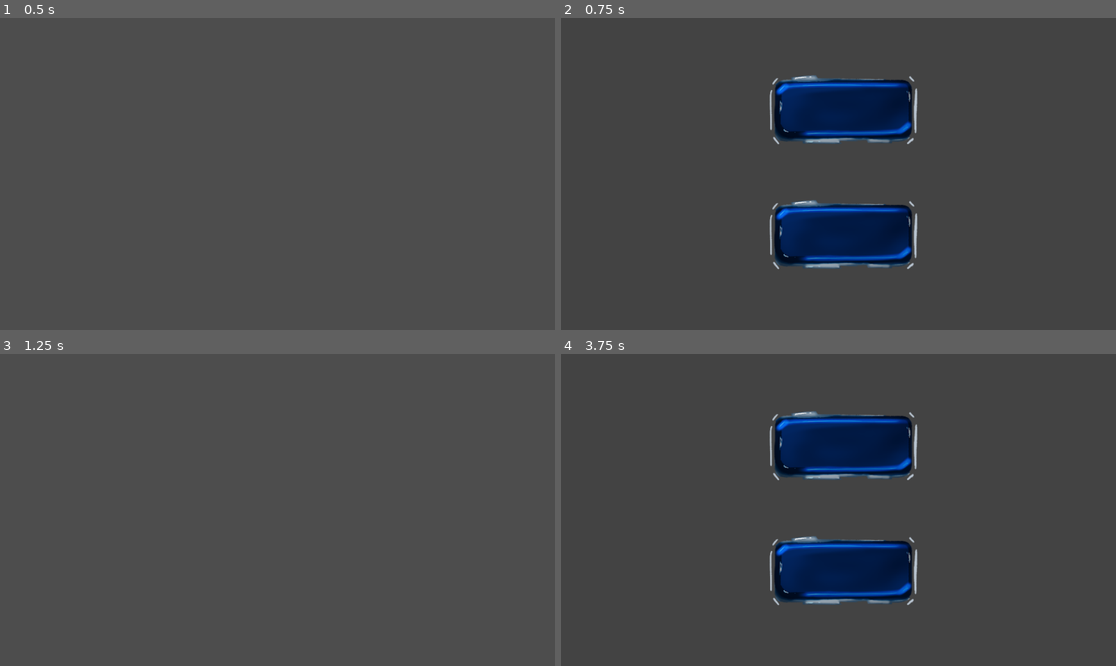
Above: before the commit, frames 1-4 (two rows, left to right).
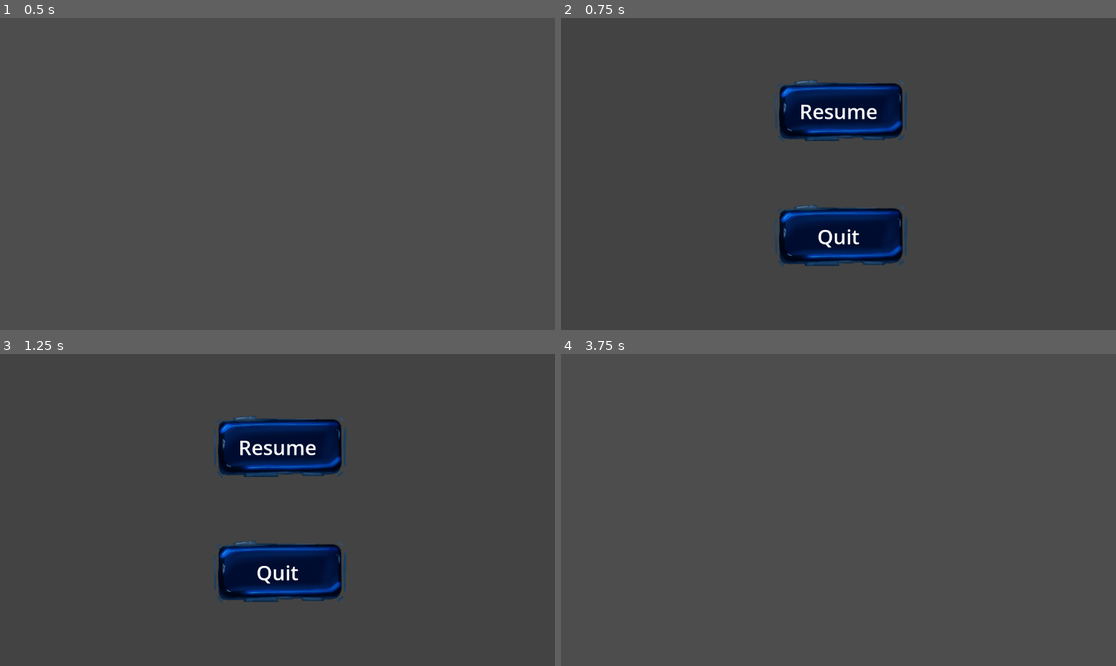
Above: after the commit, the same moments.

Repository: bunnybunnybun/AI-Takeover
Game: Godot game, scene res://scenes/pause_menu.tscn
The game is run twice, just before and just after one commit, with the same random seed, the same clock (stepped at 60 frames per second) and the same inputs. This scene is started directly instead of the project's main scene.
Inputs (mouse positions are in pixels of both pictures, inside the frame that each line leads up to):
- Up to frame 1 (0.5 s): no input
- Up to frame 2 (0.75 s): tap Enter (ui_accept) at 0.5 s; move the mouse to (960, 158) at 0.52 s; hold Tab (telegraph_button, bound only after the commit) from 0.53 s (still down); click (960, 158) at 0.67 s
- Up to frame 3 (1.25 s): keep holding Tab (telegraph_button, bound only after the commit); tap Enter (ui_accept) at 0.77, 0.8, 1.07 s
- Up to frame 4 (3.75 s): release Tab (telegraph_button, bound only after the commit) at 1.25 s; click (838, 447) at 1.25 s, where only the run after the commit has a clickable "Resume"; tap Enter (ui_accept) at 2, 2.1, 2.27, 2.57, 3.05 s; move the mouse to (727, 525) at 2.02 s; click (727, 525) at 2.17 s; tap Tab (telegraph_button, bound only after the commit) at 2.3 s; move the mouse to (894, 441) at 2.77 s; hold Tab (telegraph_button, bound only after the commit) 2.78-3.5 s; click (894, 441) at 2.92 s; click (838, 447) at 3.52 s

Frame 1 is identical in both runs. In frame 2, 5.9% of the frame differs, in the area x 37-65%, y 18-81%; in frame 3, 8.3%; in frame 4, 10%.

Commit message:
Worked on pause menu.

Diff:
--- a/ai-takeover/project.godot
+++ b/ai-takeover/project.godot
@@ -28,6 +28,7 @@
 telegraph_button={
 "deadzone": 0.2,
 "events": [Object(InputEventJoypadButton,"resource_local_to_scene":false,"resource_name":"","device":-1,"button_index":0,"pressure":0.0,"pressed":false,"script":null)
+, Object(InputEventKey,"resource_local_to_scene":false,"resource_name":"","device":-1,"window_id":0,"alt_pressed":false,"shift_pressed":false,"ctrl_pressed":false,"meta_pressed":false,"pressed":false,"keycode":0,"physical_keycode":4194306,"key_label":0,"unicode":0,"location":0,"echo":false,"script":null)
 ]
 }
 
--- a/ai-takeover/scenes/main_menu.tscn
+++ b/ai-takeover/scenes/main_menu.tscn
@@ -1,6 +1,7 @@
 [gd_scene format=3 uid="uid://ddl6tvnuar0i7"]
 
 [ext_resource type="Texture2D" uid="uid://ch5eideia2mi0" path="res://images/button/Illustration50.png" id="1_wu84c"]
+[ext_resource type="Texture2D" uid="uid://b5sb4w1ibapc4" path="res://images/button/Illustration50 (1).png" id="2_8ln24"]
 [ext_resource type="Script" uid="uid://0qgfs5uw3bn1" path="res://scripts/quit.gd" id="2_bqqt6"]
 [ext_resource type="Script" uid="uid://df61x37rfu7v8" path="res://scripts/play.gd" id="2_wu84c"]
 [ext_resource type="Texture2D" uid="uid://dho0m6j3sic33" path="res://images/button/Illustration50 (2).png" id="5_rtw2f"]
@@ -31,6 +32,7 @@
 layout_mode = 2
 size_flags_vertical = 3
 texture_normal = ExtResource("5_rtw2f")
+texture_pressed = ExtResource("2_8ln24")
 texture_hover = ExtResource("1_wu84c")
 texture_focused = ExtResource("1_wu84c")
 stretch_mode = 5
@@ -52,6 +54,7 @@
 layout_mode = 2
 size_flags_vertical = 3
 texture_normal = ExtResource("5_rtw2f")
+texture_pressed = ExtResource("2_8ln24")
 texture_hover = ExtResource("1_wu84c")
 texture_focused = ExtResource("1_wu84c")
 stretch_mode = 5
@@ -72,6 +75,7 @@
 layout_mode = 2
 size_flags_vertical = 3
 texture_normal = ExtResource("5_rtw2f")
+texture_pressed = ExtResource("2_8ln24")
 texture_hover = ExtResource("1_wu84c")
 texture_focused = ExtResource("1_wu84c")
 stretch_mode = 5
--- a/ai-takeover/scenes/pause_menu.tscn
+++ b/ai-takeover/scenes/pause_menu.tscn
@@ -1,9 +1,14 @@
 [gd_scene format=3 uid="uid://x4b5geqgt1ku"]
 
 [ext_resource type="Script" uid="uid://c02ieew0nt52q" path="res://scripts/pause_menu.gd" id="1_n87rw"]
+[ext_resource type="Texture2D" uid="uid://dho0m6j3sic33" path="res://images/button/Illustration50 (2).png" id="2_kukqi"]
 [ext_resource type="Texture2D" uid="uid://ch5eideia2mi0" path="res://images/button/Illustration50.png" id="2_myx47"]
+[ext_resource type="Texture2D" uid="uid://b5sb4w1ibapc4" path="res://images/button/Illustration50 (1).png" id="3_7l7mv"]
+[ext_resource type="Script" uid="uid://d18ynwr7x5br2" path="res://scripts/pause_menu_resume.gd" id="4_5d2l8"]
+[ext_resource type="Script" uid="uid://c4vb2assg1dhg" path="res://scripts/pause_menu_quit.gd" id="6_v4r4p"]
 
 [node name="pause_menu" type="Control" unique_id=1764987467]
+process_mode = 3
 layout_mode = 3
 anchors_preset = 15
 anchor_right = 1.0
@@ -35,14 +40,49 @@
 grow_horizontal = 2
 grow_vertical = 2
 
-[node name="TextureButton" type="TextureButton" parent="VBoxContainer" unique_id=1321088289]
+[node name="resume" type="TextureButton" parent="VBoxContainer" unique_id=1321088289]
 layout_mode = 2
 size_flags_vertical = 3
-texture_normal = ExtResource("2_myx47")
+texture_normal = ExtResource("2_kukqi")
+texture_pressed = ExtResource("3_7l7mv")
+texture_hover = ExtResource("2_myx47")
+texture_focused = ExtResource("2_myx47")
 stretch_mode = 5
+script = ExtResource("4_5d2l8")
 
-[node name="TextureButton2" type="TextureButton" parent="VBoxContainer" unique_id=274184941]
+[node name="Label" type="Label" parent="VBoxContainer/resume" unique_id=961188972]
+layout_mode = 1
+anchors_preset = 15
+anchor_right = 1.0
+anchor_bottom = 1.0
+grow_horizontal = 2
+grow_vertical = 2
+theme_override_font_sizes/font_size = 42
+text = "Resume"
+horizontal_alignment = 1
+vertical_alignment = 1
+
+[node name="quit" type="TextureButton" parent="VBoxContainer" unique_id=274184941]
 layout_mode = 2
 size_flags_vertical = 3
-texture_normal = ExtResource("2_myx47")
+texture_normal = ExtResource("2_kukqi")
+texture_pressed = ExtResource("3_7l7mv")
+texture_hover = ExtResource("2_myx47")
+texture_focused = ExtResource("2_myx47")
 stretch_mode = 5
+script = ExtResource("6_v4r4p")
+
+[node name="Label" type="Label" parent="VBoxContainer/quit" unique_id=973174652]
+layout_mode = 1
+anchors_preset = 15
+anchor_right = 1.0
+anchor_bottom = 1.0
+grow_horizontal = 2
+grow_vertical = 2
+theme_override_font_sizes/font_size = 42
+text = "Quit"
+horizontal_alignment = 1
+vertical_alignment = 1
+
+[connection signal="pressed" from="VBoxContainer/resume" to="VBoxContainer/resume" method="_on_pressed"]
+[connection signal="pressed" from="VBoxContainer/quit" to="VBoxContainer/quit" method="_on_pressed"]
--- a/ai-takeover/scripts/pause_menu.gd
+++ b/ai-takeover/scripts/pause_menu.gd
@@ -5,8 +5,14 @@
 	pause_menu.visible = false
 
 func _input(event):
-	if Input.is_action_pressed("ui_accept"):
-		if pause_menu.visible == false:
-			pause_menu.visible = true
-		else:
-			pause_menu.visible = false
+	if pause_menu.visible == false:
+		if Input.is_action_pressed("ui_accept"):
+			pause()
+
+func pause():
+	pause_menu.visible = true
+	get_tree().paused = true
+
+#func resume():
+	#pause_menu.visible = false
+	#get_tree().paused = false
--- /dev/null
+++ b/ai-takeover/scripts/pause_menu_quit.gd
@@ -0,0 +1,5 @@
+extends TextureButton
+
+func _on_pressed():
+	print("QUIT")
+	get_tree().quit()
--- /dev/null
+++ b/ai-takeover/scripts/pause_menu_resume.gd
@@ -0,0 +1,7 @@
+extends TextureButton
+
+@onready var pause_menu = $"../../"
+
+func _on_pressed():
+	print("huh")
+	pause_menu.visible = false
--- a/ai-takeover/scripts/telegraph_button_stuff.gd
+++ b/ai-takeover/scripts/telegraph_button_stuff.gd
@@ -1,23 +1,29 @@
 extends Control
 
 @onready var time_held = 0
+@onready var hold_time = 0.3
+
+func _ready():
+	set_process_mode(Node.PROCESS_MODE_ALWAYS)
+
 func _process(delta):
 	if Input.is_action_pressed("telegraph_button"):
 		time_held += delta
 	if Input.is_action_just_released("telegraph_button"):
-		if !time_held > 0.5:
+		if !time_held > hold_time:
 			var short_event = InputEventAction.new()
 			short_event.action = "ui_focus_next"
 			short_event.pressed = true
 			Input.parse_input_event(short_event)
 			get_tree().create_timer(0).timeout.connect(short_release)
+
+		if time_held > hold_time:
+			var long_event = InputEventAction.new()
+			long_event.action = "ui_accept"
+			long_event.pressed = true
+			Input.parse_input_event(long_event)
+			get_tree().create_timer(0).timeout.connect(long_release)
 		time_held = 0
-	if time_held > 0.5:
-		var long_event = InputEventAction.new()
-		long_event.action = "ui_accept"
-		long_event.pressed = true
-		Input.parse_input_event(long_event)
-		get_tree().create_timer(0).timeout.connect(long_release)
 
 func long_release():
 	var long_event = InputEventAction.new()
Not shown, added: ai-takeover/scripts/pause_menu_quit.gd.uid
Not shown, added: ai-takeover/scripts/pause_menu_resume.gd.uid
